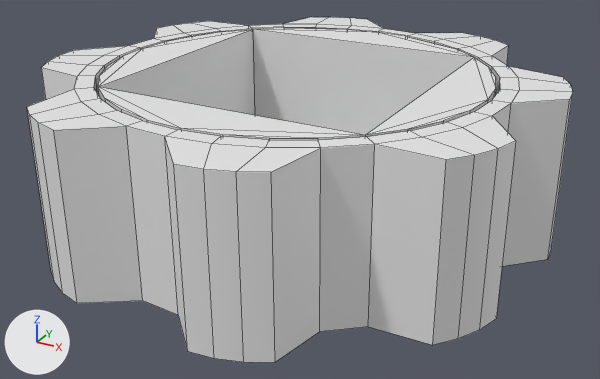
The FBX model Models/SPROP_Cog_001/SPROP_Cog_001.fbx: old version first, new version second.
One viewpoint serves both versions: a 50 mm lens placed at (1.82, -3.28, 1.81), pointed at (0.05, -0.06, 0.21). Lighting does not change. The marker at lower left points along +X, +Y and +Z. Mesh edges are drawn as thin lines.

In view in the first picture: 'SPROP_CogModule_001', 'SPROP_Cog_001'.
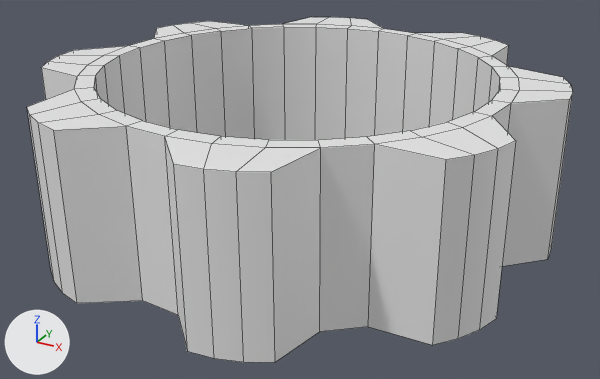
Commit message: Cogs fixed

Changed parts and their boxes (x1, y1, x2, y2) in the pictures (600 x 379 px):
'SPROP_CogModule_001', deleted
    before: (98, 28, 496, 140)

The change in detail:
Object 'SPROP_CogModule_001' (ob_sprop_cogmodule_001) is deleted.
